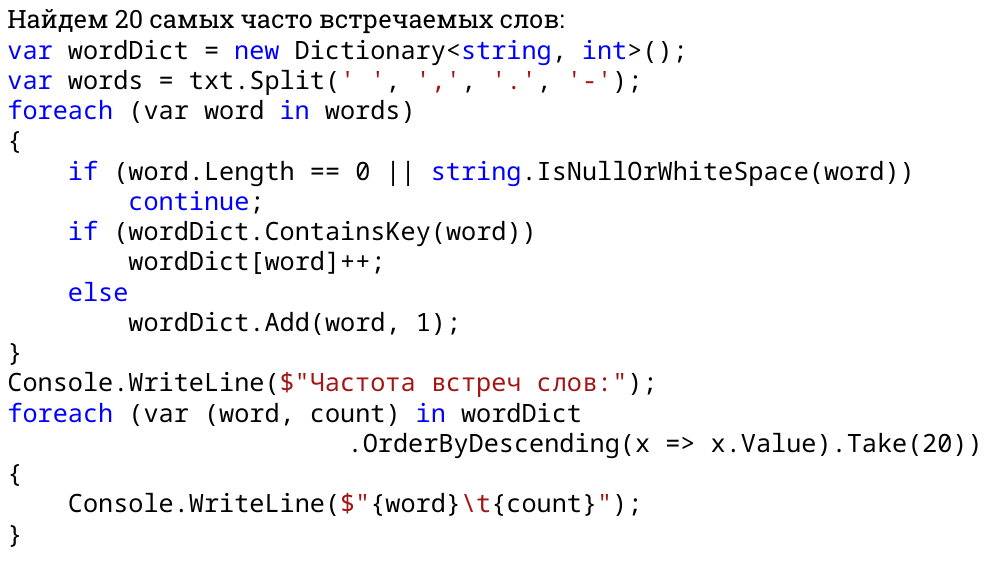
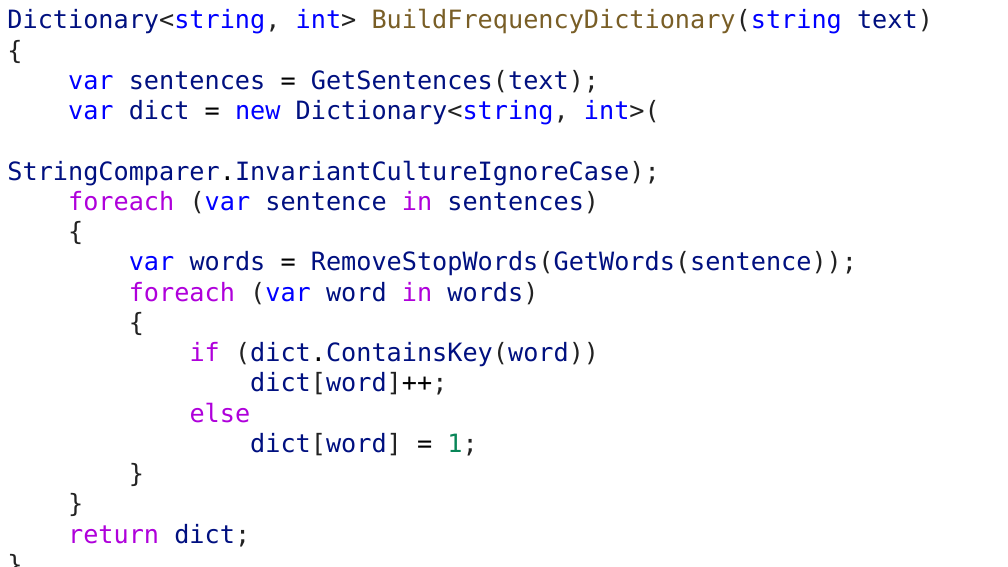
Before and after one commit to DaniilKlyukin/ITiP-1, a slide deck: slide 11 of Лекции/ИТиП лек 5.pptx (slide 6 before the commit). Drawn at 1008x567 pixels with LibreOffice and Linux fonts; fonts in the diff are those of the drawing. Boxes give left, top, right and bottom in pixels: in the first picture for what was removed or moved away, otherwise in the second. Text is boxed around its words. In the diff, an @@ line names an element or a change of style, - is before the commit and + after.

```diff
--- a/Лекции/ИТиП лек 5.pptx
+++ b/Лекции/ИТиП лек 5.pptx
@@ text at [7, 8, 933, 34]: text changed; font Noto Sans Mono to DejaVu Sans Mono; text colour #000000 to #795E26 @@
-Найдем 20 самых часто встречаемых слов:
-var wordDict = new Dictionary<string, int>();
-var words = txt.Split(' ', ',', '.', '-');
-foreach (var word in words)
+Dictionary<string, int> BuildFrequencyDictionary(string text)
@@ text at [7, 70, 857, 395]: text changed; font Noto Sans Mono to DejaVu Sans Mono; text colour #000000 to #001080 @@
-if (word.Length == 0 || string.IsNullOrWhiteSpace(word))
-continue;
-if (wordDict.ContainsKey(word))
-wordDict[word]++;
+var sentences = GetSentences(text);
+var dict = new Dictionary<string, int>( StringComparer.InvariantCultureIgnoreCase);
+foreach (var sentence in sentences)
+{
+var words = RemoveStopWords(GetWords(sentence));
+foreach (var word in words)
+{
+if (dict.ContainsKey(word))
+dict[word]++;
@@ text at [7, 372, 983, 516]: paragraphs removed @@
-Console.WriteLine($"Частота встреч слов:");
-foreach (var (word, count) in wordDict
-.OrderByDescending(x => x.Value).Take(20))
-{
-Console.WriteLine($"{word}\t{count}");
@@ text at [190, 402, 251, 423]: font Noto Sans Mono to DejaVu Sans Mono in "{", "else", "}", "}"; text colour #000000 to #222222 in "{", "}", "}"; text colour #0000FF to #AF00DB in "else" @@
@@ text at [250, 433, 477, 456]: text changed; font Noto Sans Mono to DejaVu Sans Mono; text colour #000000 to #001080 @@
-wordDict.Add(word, 1);
+dict[word] = 1;
@@ text at [68, 524, 250, 547]: paragraphs added @@
+return dict;
+}
```
Also in this commit, not shown: 1 other slide changed, 12 slides added, 4 slides removed, 12 other files.
